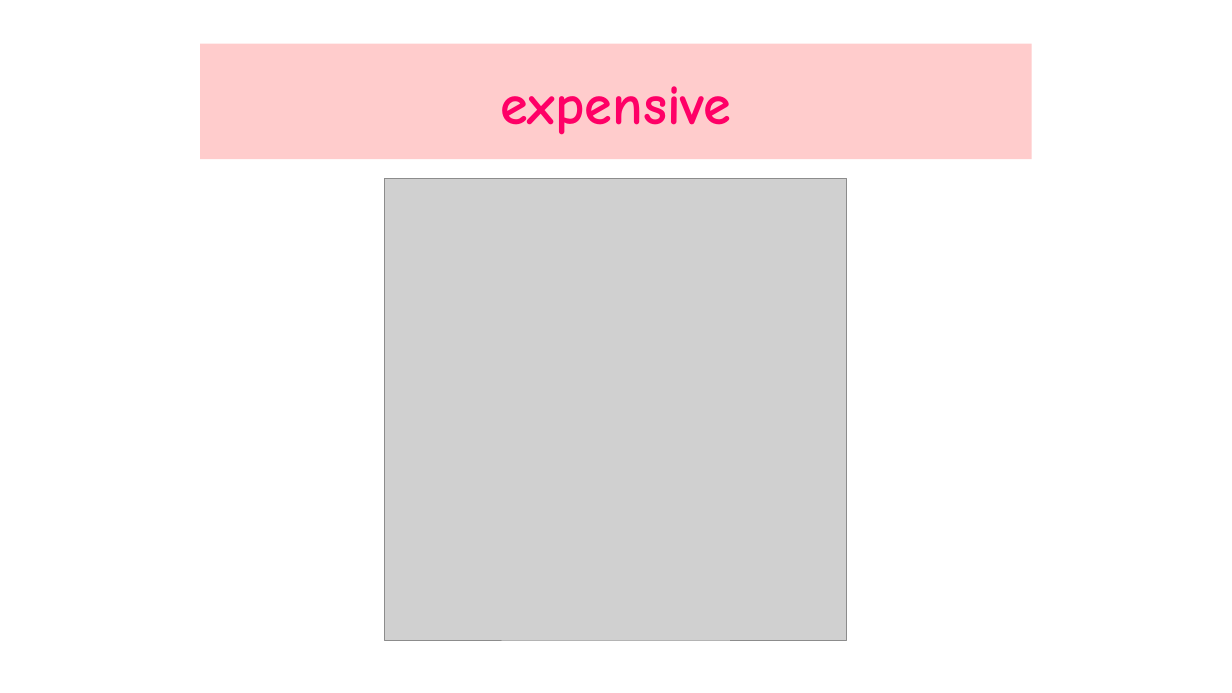
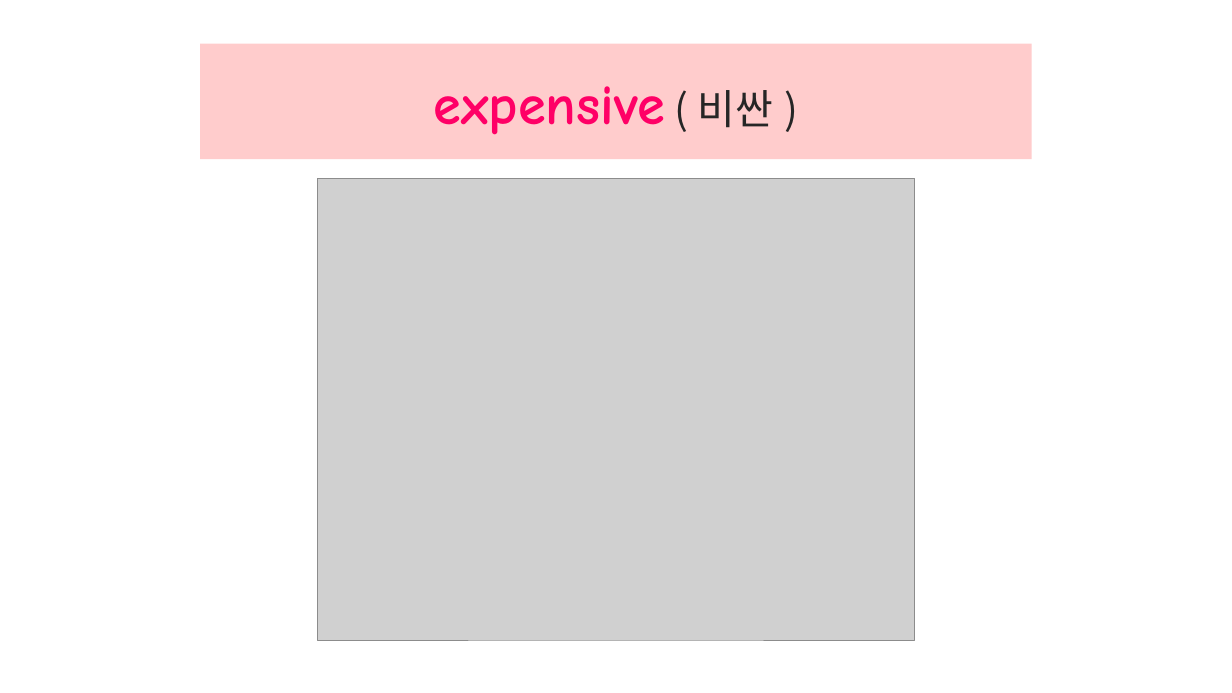
Before and after one commit to jangengineering/To-do-list, a slide deck: slide 15 of ppt/Lesson10-1_New_Words.pptx. Drawn at 1232x693 pixels with LibreOffice and Linux fonts; fonts in the diff are those of the drawing; grey boxes stand for pictures. Boxes give left, top, right and bottom in pixels: in the first picture for what was removed or moved away, otherwise in the second. Text is boxed around its words. In the diff, an @@ line names an element or a change of style, - is before the commit and + after.

```diff
--- a/ppt/Lesson10-1_New_Words.pptx
+++ b/ppt/Lesson10-1_New_Words.pptx
@@ title at [433,86,774,135]: text changed @@
-expensive
+expensive ( 비싼 )
@@ picture: place and size @@
-picture at [385,178,848,640]
+picture at [317,178,915,640]
```
Also in this commit, not shown: 17 other slides changed, 4 slides added, 3 slides removed.
